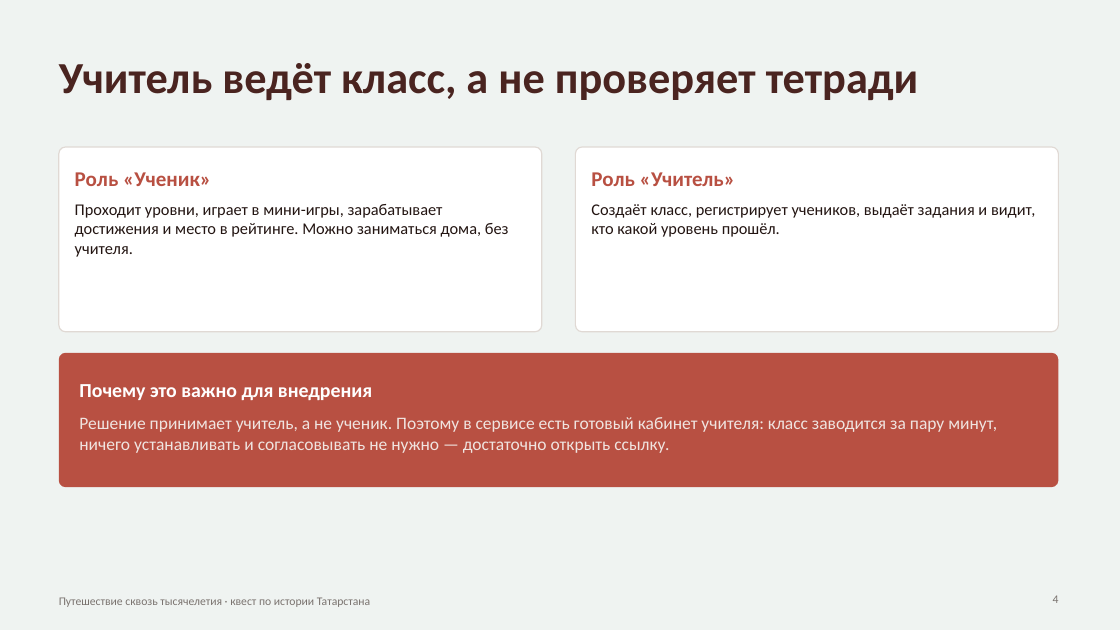
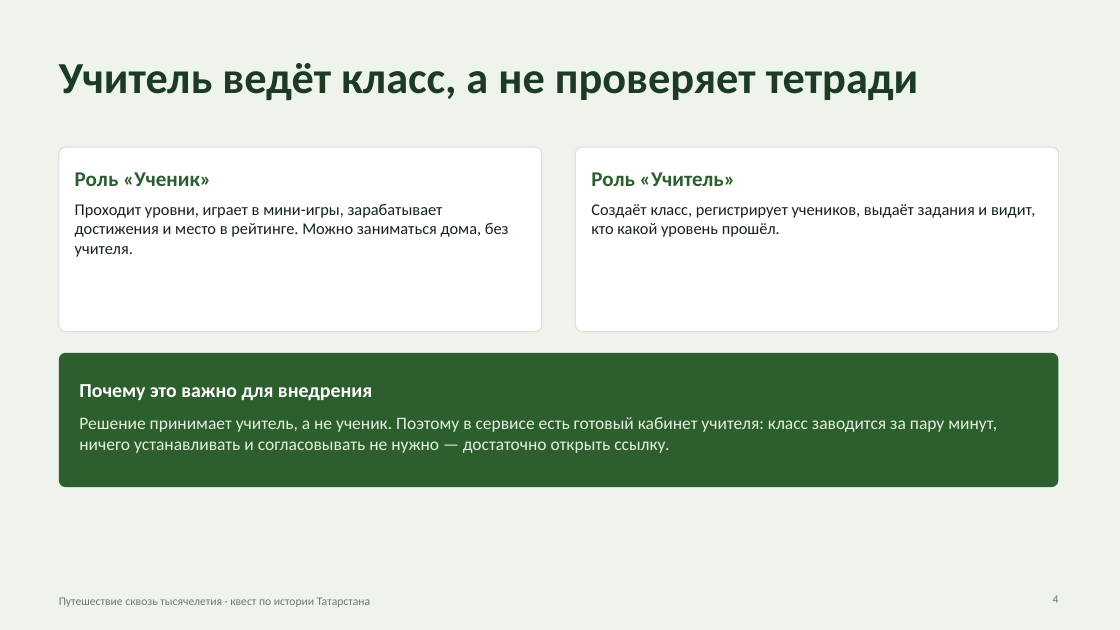
Before and after one commit to amirfazulen-byte/project, a slide deck: slide 4 of deck/Путешествие сквозь тысячелетия.pptx. Drawn at 1120x630 pixels with LibreOffice and Linux fonts; fonts in the diff are those of the drawing. Boxes give left, top, right and bottom in pixels: in the first picture for what was removed or moved away, otherwise in the second. Text is boxed around its words. In the diff, an @@ line names an element or a change of style, - is before the commit and + after.

```diff
--- a/deck/Путешествие сквозь тысячелетия.pptx
+++ b/deck/Путешествие сквозь тысячелетия.pptx
@@ background #EFF3F1 to #EEF3EC @@
@@ text "Учитель ведёт класс, а не ..." at box(59, 63, 919, 100): text colour #4A2420 to #1C3A24 @@
@@ rounded rectangle "Роль «Ученик»" at box(59, 147, 542, 332): text colour #B85042 to #2C5F2D in "Роль «Ученик»"; text colour #231512 to #16231A in "Проходит уровни, играет в мини-игры, зарабатывает достижения ..."; outline #E0D9D4 1 pt to #DCE4DA 1 pt @@
@@ rounded rectangle "Роль «Учитель»" at box(576, 147, 1059, 332): text colour #B85042 to #2C5F2D in "Роль «Учитель»"; text colour #231512 to #16231A in "Создаёт класс, регистрирует учеников, выдаёт задания и ..."; outline #E0D9D4 1 pt to #DCE4DA 1 pt @@
@@ rounded rectangle "Почему это важно для внедрения" at box(59, 353, 1059, 487): fill #B85042 to #2C5F2D @@
@@ text in rounded rectangle at box(79, 417, 997, 453): text colour #F0E4E0 to #E2EFE0 in "Решение принимает учитель, а не ученик. Поэтому ..." @@
```
Also in this commit, not shown: 4 other slides changed, 6 other files.
